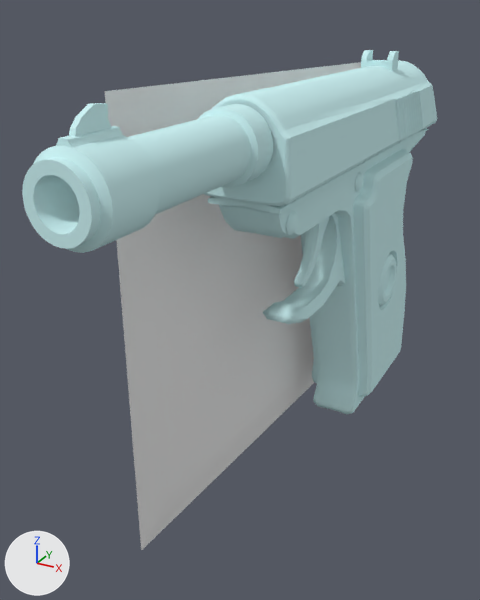
One commit to the Blender file Shoot em fortress/sef/models/Not Compiled/Pistol/Deagle_merc.blend: the scene before it, then after it.
The view is the same before and after, from a 50 mm lens placed at (6.43, -19.08, 8.61), pointed at (-1.68, -4.33, 1.23). The lights are fixed; the arrows at lower left show +X, +Y and +Z.

Objects in the first picture: 'IMIDesertEagle', 'v_pistol_mercenary_pistol'.
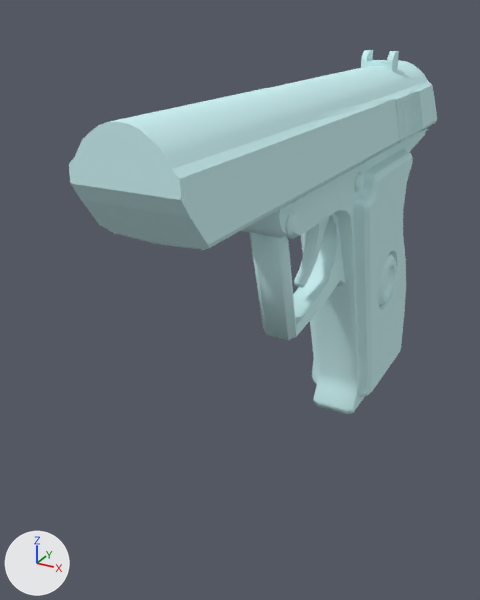
Boxes (x1, y1, x2, y2) around the edits, measured in the pictures (480 x 600 px):
'v_pistol_mercenary_pistol', reshaped (11% narrower)
    before: (22, 50, 437, 415)
    after: (69, 50, 437, 415)
'IMIDesertEagle', deleted
    before: (105, 62, 361, 551)
part 1 of me_v_pistol_mercenary_pistol_001, deleted (cyan)
    before: (69, 103, 112, 136)
part 2 of me_v_pistol_mercenary_pistol_001, cut back
    before: (22, 88, 323, 324)
    after: (69, 88, 323, 340)

What the commit changed:
me_v_pistol_mercenary_pistol_001 is used by ob_v_pistol_mercenary_pistol; location (0.0, 0.0, 0.0).
me_v_pistol_mercenary_pistol_001 had 1998 vertices, 3796 faces, 3 loose edges and spanned x -1.3..1.1, y -12.5..5.3, z -3.9..7.4.
me_v_pistol_mercenary_pistol_001 now has 1678 vertices, 3136 faces, 3 loose edges and spans x -1.3..1.1, y -11.0..5.3, z -3.9..7.4.
me_v_pistol_mercenary_pistol_001 part 1: the loose piece of 18 vertices spanning x -0.1..0.0, y -12.0..-11.2, z 6.9..7.4 is deleted.
me_v_pistol_mercenary_pistol_001 part 2: 41 vertices moved from x -1.2..1.0, y -7.1..-4.2, z 1.0..7.0 to x -1.2..1.0, y -11.0..-4.8, z 0.8..7.0; 313 vertices removed from x -1.2..1.0, y -12.5..-5.9, z 3.4..7.0; 11 vertices added at x -1.2..1.0, y -11.0..-10.2, z 4.9..6.3.
Object 'IMIDesertEagle' (ob_imideserteagle) is deleted.
